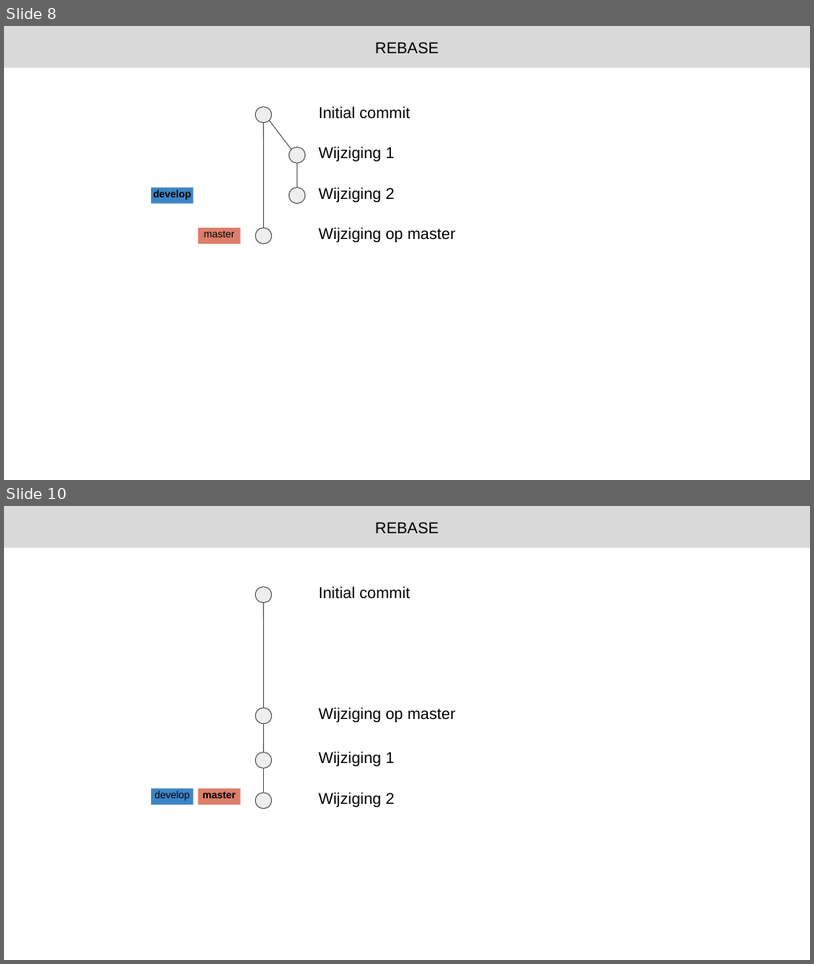
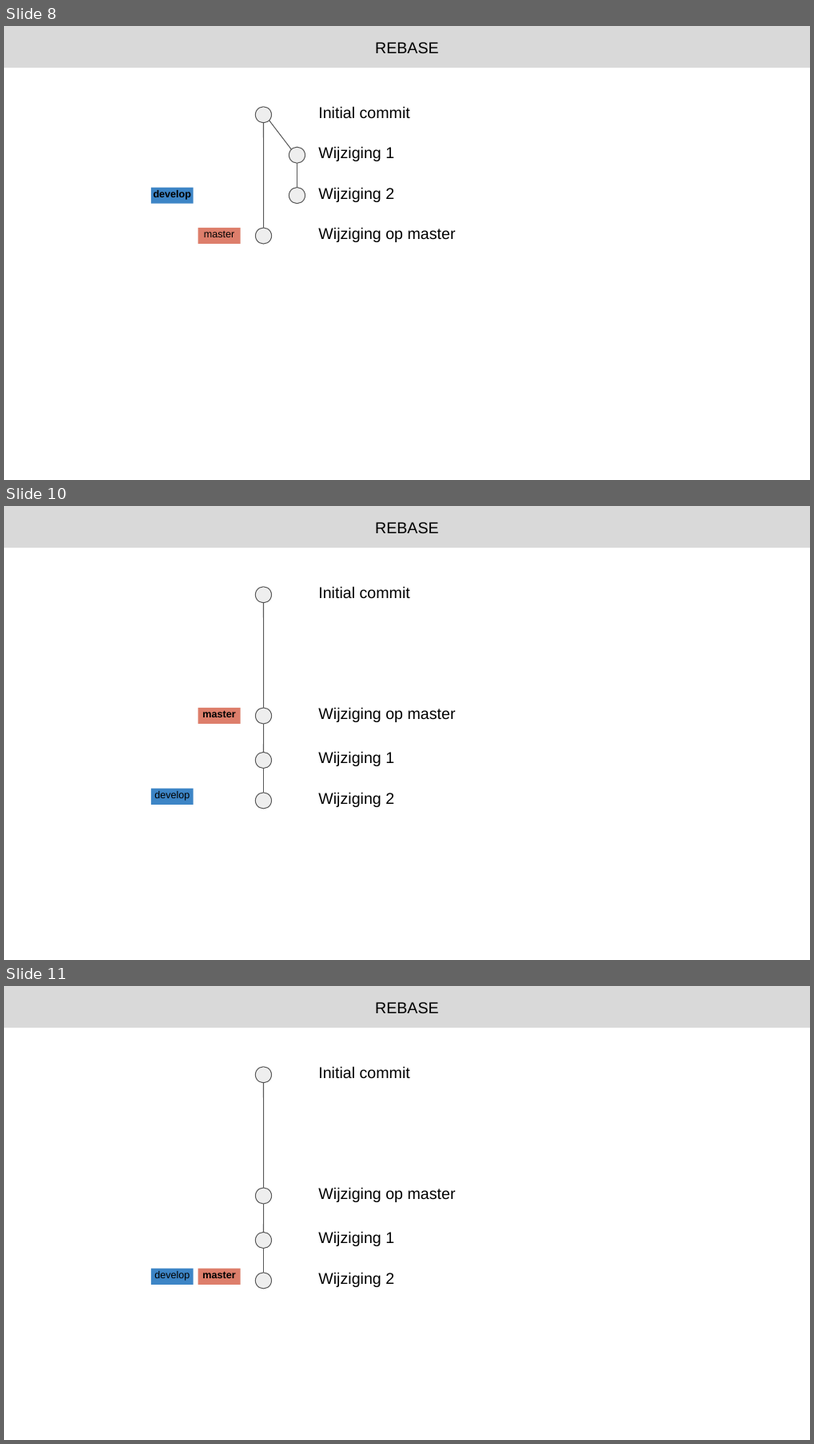
Before and after one commit to Lveekhout/juniorsoftwareengineer, a slide deck: git-workshop-opdracht-rebase.pptx. Shown one above the other, each under a label of ours: slides 8 and 10 before the commit, slides 8, 10 and 11 after it; the slides between them are not shown. The pictures are 814x964 and 814x1444 pixels, drawn with LibreOffice and Linux fonts; fonts in the diff are those of the drawing. Boxes give left, top, right and bottom in pixels: in the first picture for what was removed or moved away, otherwise in the second. Text is boxed around its words. In the diff, an @@ line names an element or a change of style, - is before the commit and + after.

```diff
--- a/git-workshop-opdracht-rebase.pptx
+++ b/git-workshop-opdracht-rebase.pptx
@@ slide 10 added at [4, 506, 810, 960], background #FFFFFF @@
@@ rectangle added at [4, 506, 810, 548], fill #D9D9D9, 14 pt, text #000000 @@
+REBASE
@@ ellipse added at [255, 587, 272, 603], fill #EEEEEE, outline #595959 0.75 pt @@
@@ text added at [318, 586, 410, 599], 14 pt, text #000000 @@
+Initial commit
@@ line added from (264, 603) to (264, 708), #595959 0.75 pt @@
@@ rectangle added at [198, 708, 240, 724], fill #DD7E6B, 9 pt, text #000000, bold @@
+master
@@ ellipse added at [255, 708, 272, 724], fill #EEEEEE, outline #595959 0.75 pt @@
@@ text added at [318, 707, 456, 722], 14 pt, text #000000 @@
+Wijziging op master
@@ line added from (264, 724) to (264, 752), #595959 0.75 pt @@
@@ ellipse added at [255, 752, 272, 768], fill #EEEEEE, outline #595959 0.75 pt @@
@@ line added from (264, 768) to (264, 792), #595959 0.75 pt @@
@@ text added at [318, 751, 394, 766], 14 pt, text #000000 @@
+Wijziging 1
@@ rectangle added at [150, 788, 193, 804], fill #3D85C6, 9 pt, text #000000 @@
+develop
@@ ellipse added at [255, 792, 272, 808], fill #EEEEEE, outline #595959 0.75 pt @@
@@ text added at [318, 792, 394, 807], 14 pt, text #000000 @@
+Wijziging 2
@@ what was slide 10 is now slide 11 @@
```
Also in this commit, not shown: 1 slide changed, 3 other files.
